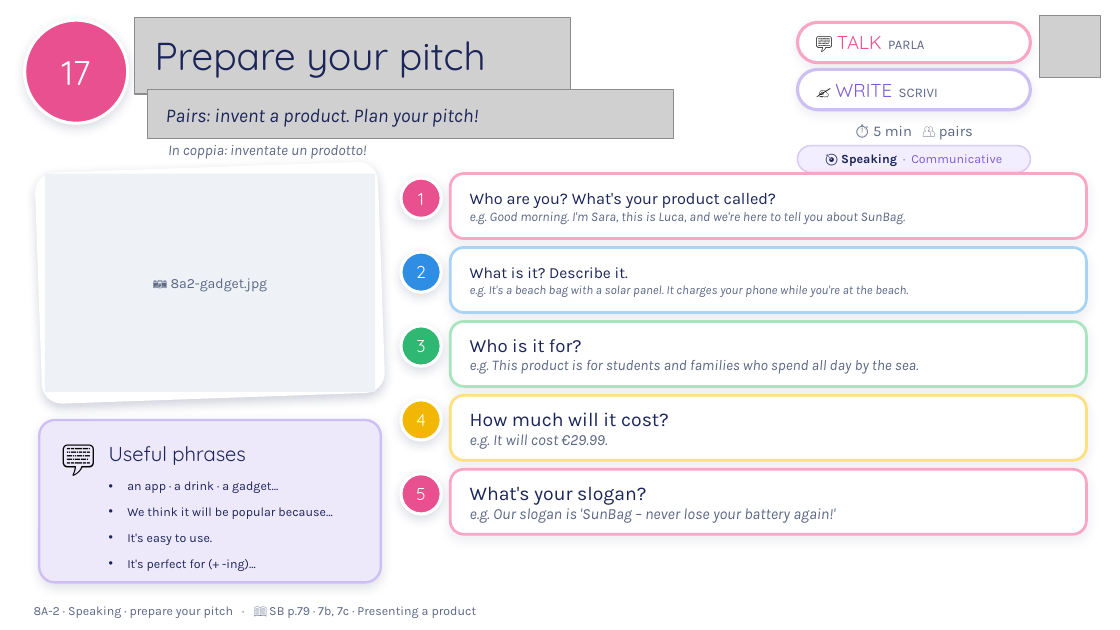
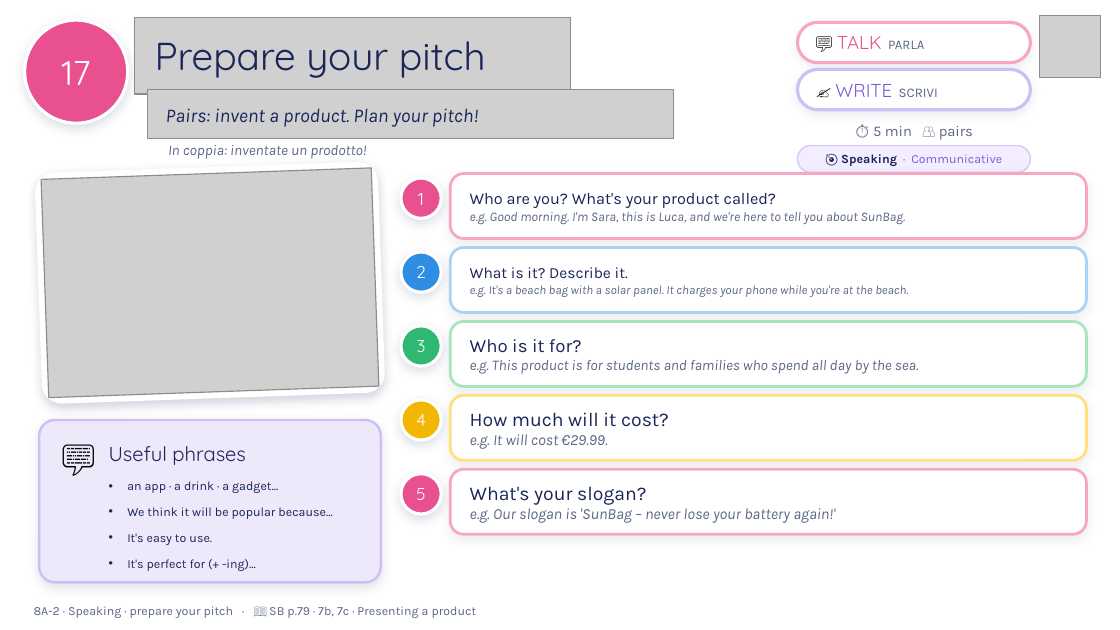
Before and after one commit to londonlanguageschool/Bagheria-, a slide deck: slide 17 of materials/B1/B1_8A-2_The_right_job_for_you.pptx. Drawn at 1120x630 pixels with LibreOffice and Linux fonts; fonts in the diff are those of the drawing; grey boxes stand for pictures; background and template pictures are left out. Boxes give left, top, right and bottom in pixels: in the first picture for what was removed or moved away, otherwise in the second. Text is boxed around its words. In the diff, an @@ line names an element or a change of style, - is before the commit and + after.

```diff
--- a/materials/B1/B1_8A-2_The_right_job_for_you.pptx
+++ b/materials/B1/B1_8A-2_The_right_job_for_you.pptx
@@ picture added at <box>41,168,379,398</box> @@
@@ rectangle removed at <box>45,174,375,392</box> @@
-📷 8a2-gadget.jpg
```
Also in this commit, not shown: 14 other slides changed, 1 other file.
